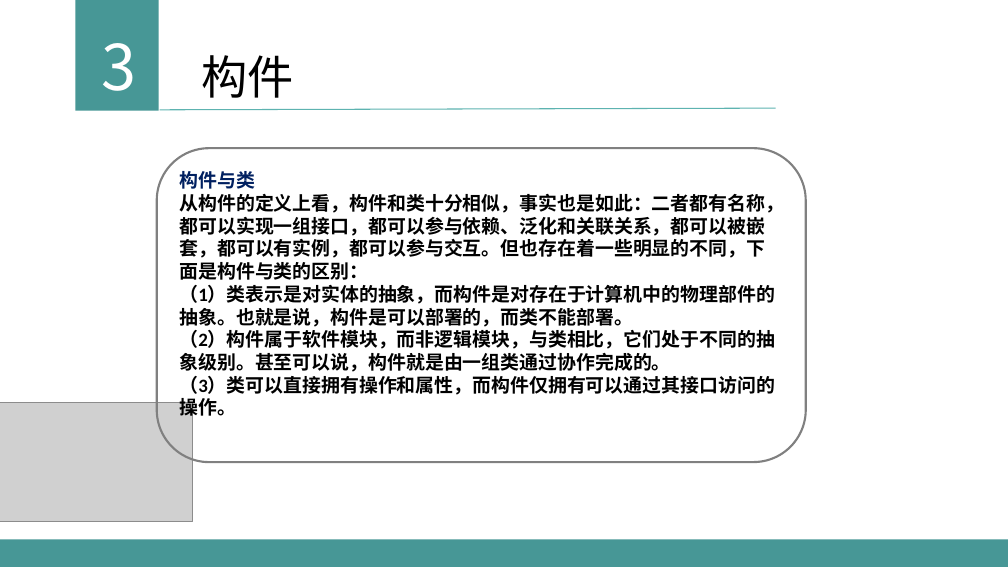
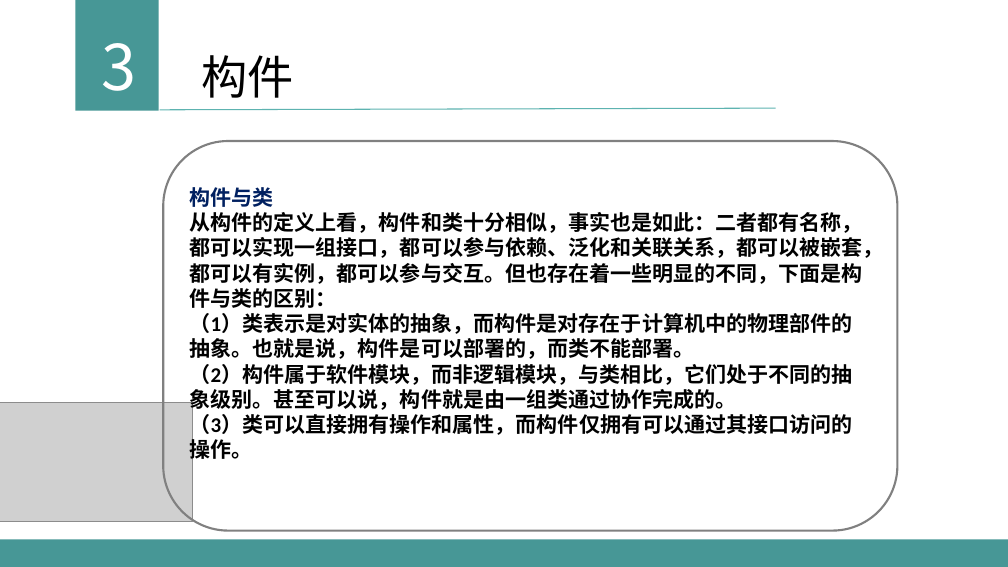
Before and after one commit to sun2009/PRD2018-G16, a slide deck: slide 22 of 受控文档/PPT/UML基础III0.3.0.pptx (slide 21 before the commit). Drawn at 1008x567 pixels with LibreOffice and Linux fonts; fonts in the diff are those of the drawing; grey boxes stand for pictures. Boxes give left, top, right and bottom in pixels: in the first picture for what was removed or moved away, otherwise in the second. Text is boxed around its words. In the diff, an @@ line names an element or a change of style, - is before the commit and + after.

```diff
--- a/受控文档/PPT/UML基础III0.3.0.pptx
+++ b/受控文档/PPT/UML基础III0.3.0.pptx
@@ rounded rectangle "构件与类" resized from (x1=157, y1=148, x2=806, y2=462) to (x1=163, y1=141, x2=898, y2=531) @@
@@ rounded rectangle "构件与类" at (x1=163, y1=141, x2=898, y2=531): size 18 to 20 pt @@
```
Also in this commit, not shown: 8 other slides changed, 1 slide added.
